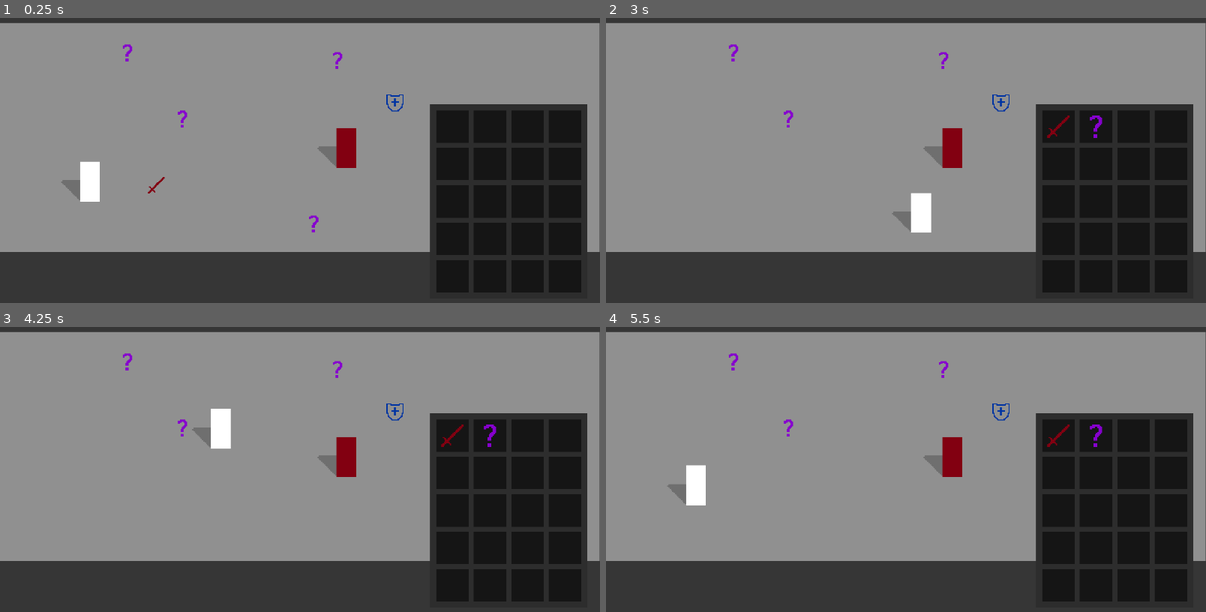
Above: before the commit, frames 1-4 (two rows, left to right).
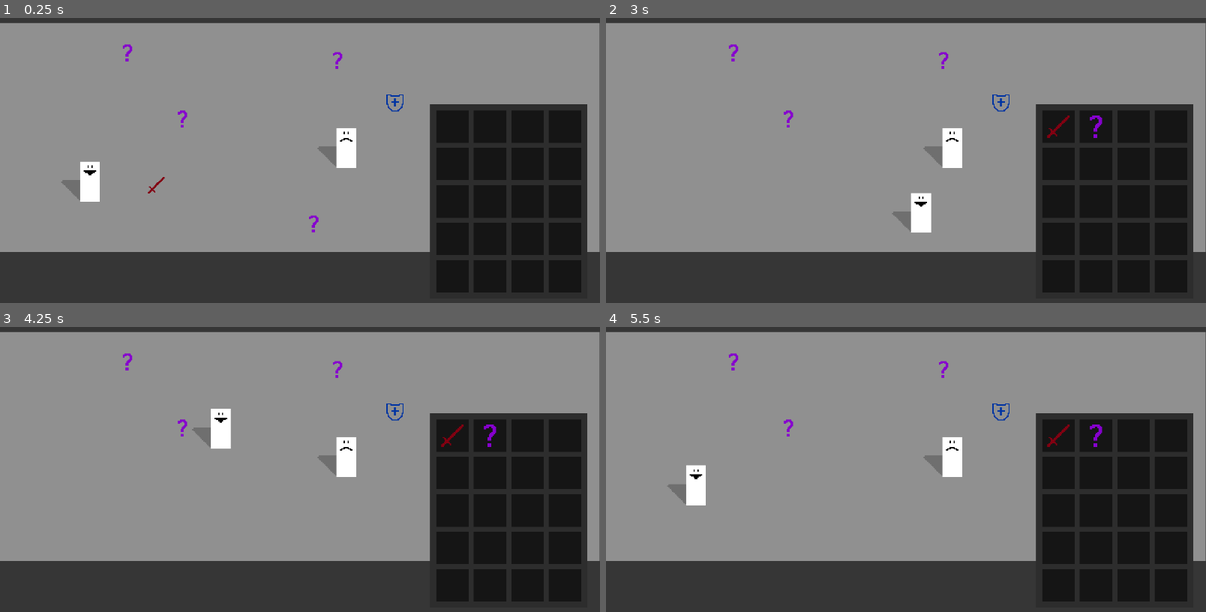
Above: after the commit, the same moments.

Repository: youkergav/Loot-Goblin
Game: Godot game, scene res://scenes/main.tscn
The game is run twice, just before and just after one commit, with the same random seed, the same clock (stepped at 60 frames per second) and the same inputs.
Inputs:
- Up to frame 1 (0.25 s): no input
- Up to frame 2 (3 s): tap Enter at 0.5 s; hold Right (ui_right) 0.53-1.28 s; hold Down (ui_down) 1.28-2.03 s; tap Space at 2 s; hold Right (ui_right) 2.03-2.78 s; hold Up (ui_up) from 2.78 s (still down)
- Up to frame 3 (4.25 s): release Up (ui_up) at 3.53 s; hold Left (ui_left) from 3.53 s (still down)
- Up to frame 4 (5.5 s): release Left (ui_left) at 5.03 s; hold Down (ui_down) from 5.03 s (still down)

The runs differ from the first frame. In frame 1, 0.5% of the frame differs, in the area x 13-60%, y 38-56%; in frame 2, 0.5%, in the area x 51-60%, y 38-67%; in frame 3, 0.5%; in frame 4, 0.5%.

Commit message:
Updated sprites and filepaths

Diff:
--- a/resources/items/item_junk.tres
+++ b/resources/items/item_junk.tres
@@ -1,6 +1,6 @@
 [gd_resource type="Resource" script_class="ItemData" load_steps=3 format=3 uid="uid://c5m2j664luubw"]
 
-[ext_resource type="Texture2D" uid="uid://7timgvt8m7sp" path="res://sprites/icons/item_junk.png" id="1_p4bni"]
+[ext_resource type="Texture2D" uid="uid://7timgvt8m7sp" path="res://sprites/items/item_junk.png" id="1_p4bni"]
 [ext_resource type="Script" uid="uid://bw1c3cg2tfuvh" path="res://scripts/item_data.gd" id="2_26o2e"]
 
 [resource]
--- a/resources/items/item_shield.tres
+++ b/resources/items/item_shield.tres
@@ -1,6 +1,6 @@
 [gd_resource type="Resource" script_class="ItemData" load_steps=3 format=3 uid="uid://cl6kob1u26wxn"]
 
-[ext_resource type="Texture2D" uid="uid://p6peo20i7yar" path="res://sprites/icons/item_shield.png" id="1_5c3mg"]
+[ext_resource type="Texture2D" uid="uid://p6peo20i7yar" path="res://sprites/items/item_shield.png" id="1_5c3mg"]
 [ext_resource type="Script" uid="uid://bw1c3cg2tfuvh" path="res://scripts/item_data.gd" id="2_rum2y"]
 
 [resource]
--- a/resources/items/item_sword.tres
+++ b/resources/items/item_sword.tres
@@ -1,6 +1,6 @@
 [gd_resource type="Resource" script_class="ItemData" load_steps=3 format=3 uid="uid://bf1cpvg7e8f65"]
 
-[ext_resource type="Texture2D" uid="uid://1v141y6mn52y" path="res://sprites/icons/item_sword.png" id="1_ohwmg"]
+[ext_resource type="Texture2D" uid="uid://1v141y6mn52y" path="res://sprites/items/item_sword.png" id="1_ohwmg"]
 [ext_resource type="Script" uid="uid://bw1c3cg2tfuvh" path="res://scripts/item_data.gd" id="2_1hcy5"]
 
 [resource]
--- a/scenes/packed/enemy.tscn
+++ b/scenes/packed/enemy.tscn
@@ -1,7 +1,7 @@
 [gd_scene load_steps=4 format=3 uid="uid://b6c0437xdr4dq"]
 
-[ext_resource type="Texture2D" uid="uid://bjb30nw5r6mj" path="res://sprites/player_shadow.png" id="1_808bg"]
-[ext_resource type="Texture2D" uid="uid://bgbiodtualhk0" path="res://sprites/player.png" id="2_d80uj"]
+[ext_resource type="Texture2D" uid="uid://bjb30nw5r6mj" path="res://sprites/characters/character_shadow.png" id="1_808bg"]
+[ext_resource type="Texture2D" uid="uid://fu387cjw7ovo" path="res://sprites/characters/enemy.png" id="2_808bg"]
 
 [sub_resource type="RectangleShape2D" id="RectangleShape2D_mhmt7"]
 size = Vector2(16, 7)
@@ -15,8 +15,7 @@
 offset = Vector2(-7, -12)
 
 [node name="Sprite" type="Sprite2D" parent="."]
-modulate = Color(0.50980395, 0, 0.06666667, 1)
-texture = ExtResource("2_d80uj")
+texture = ExtResource("2_808bg")
 offset = Vector2(0, -12)
 
 [node name="CollisionShape2D" type="CollisionShape2D" parent="."]
--- a/scenes/packed/player.tscn
+++ b/scenes/packed/player.tscn
@@ -1,8 +1,8 @@
 [gd_scene load_steps=6 format=3 uid="uid://dj1c5h2cw1g4m"]
 
 [ext_resource type="Script" uid="uid://faivtna4spb3" path="res://scripts/player.gd" id="1_dx721"]
-[ext_resource type="Texture2D" uid="uid://bjb30nw5r6mj" path="res://sprites/player_shadow.png" id="2_m6pdb"]
-[ext_resource type="Texture2D" uid="uid://bgbiodtualhk0" path="res://sprites/player.png" id="3_m6pdb"]
+[ext_resource type="Texture2D" uid="uid://bjb30nw5r6mj" path="res://sprites/characters/character_shadow.png" id="2_m6pdb"]
+[ext_resource type="Texture2D" uid="uid://bgbiodtualhk0" path="res://sprites/characters/player.png" id="3_m6pdb"]
 
 [sub_resource type="RectangleShape2D" id="RectangleShape2D_mhmt7"]
 size = Vector2(16, 7)
Renamed: sprites/player_shadow.png -> sprites/characters/character_shadow.png
Not shown, changed: sprites/characters/character_shadow.png.import
Binary file added: sprites/characters/enemy.png
Not shown, changed: sprites/characters/enemy.png.import
Binary file added: sprites/characters/player.png
Not shown, added: sprites/characters/player.png.import
Renamed: sprites/icons/item_junk.png -> sprites/items/item_junk.png
Not shown, changed: sprites/items/item_junk.png.import
Renamed: sprites/icons/item_shield.png -> sprites/items/item_shield.png
Not shown, changed: sprites/items/item_shield.png.import
Renamed: sprites/icons/item_sword.png -> sprites/items/item_sword.png
Not shown, changed: sprites/items/item_sword.png.import
(and 1 more such lines)
